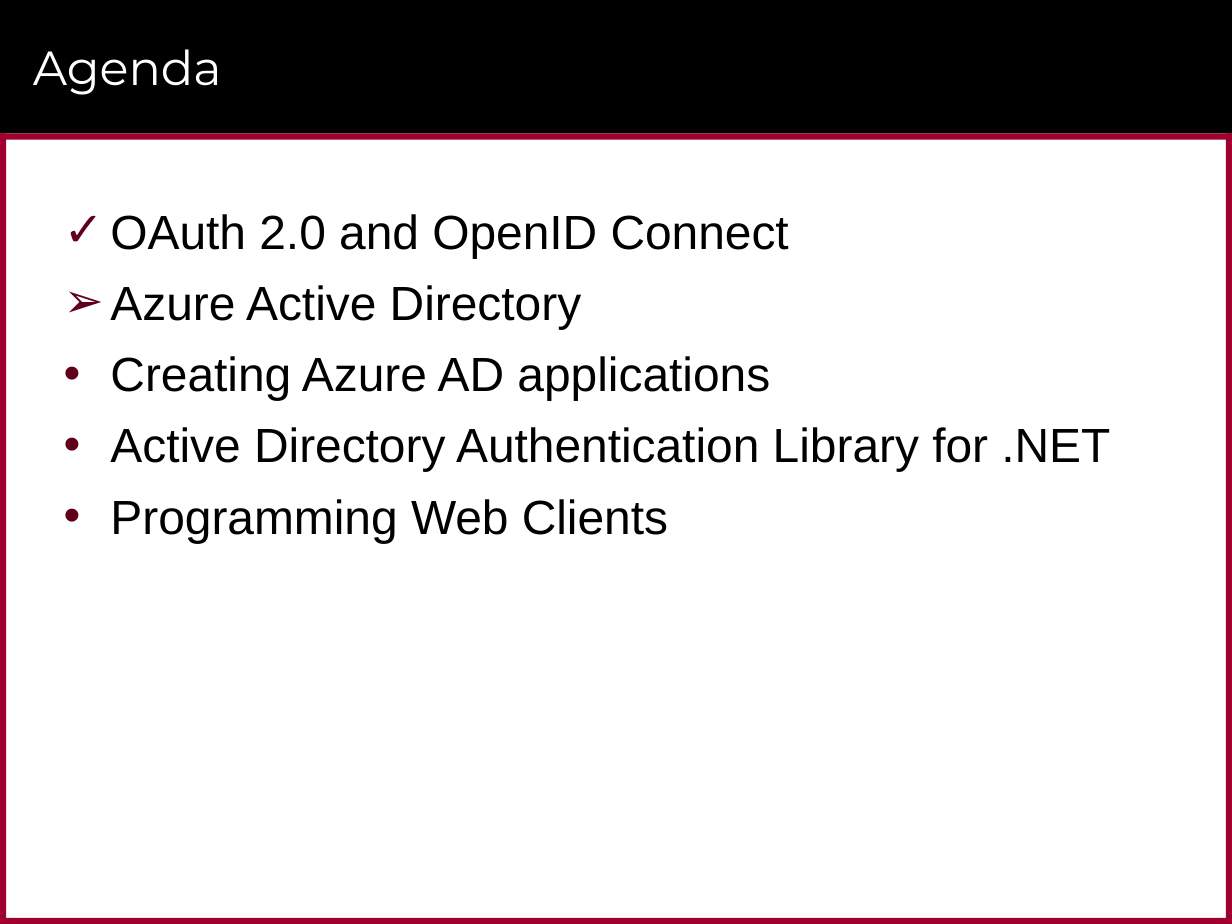
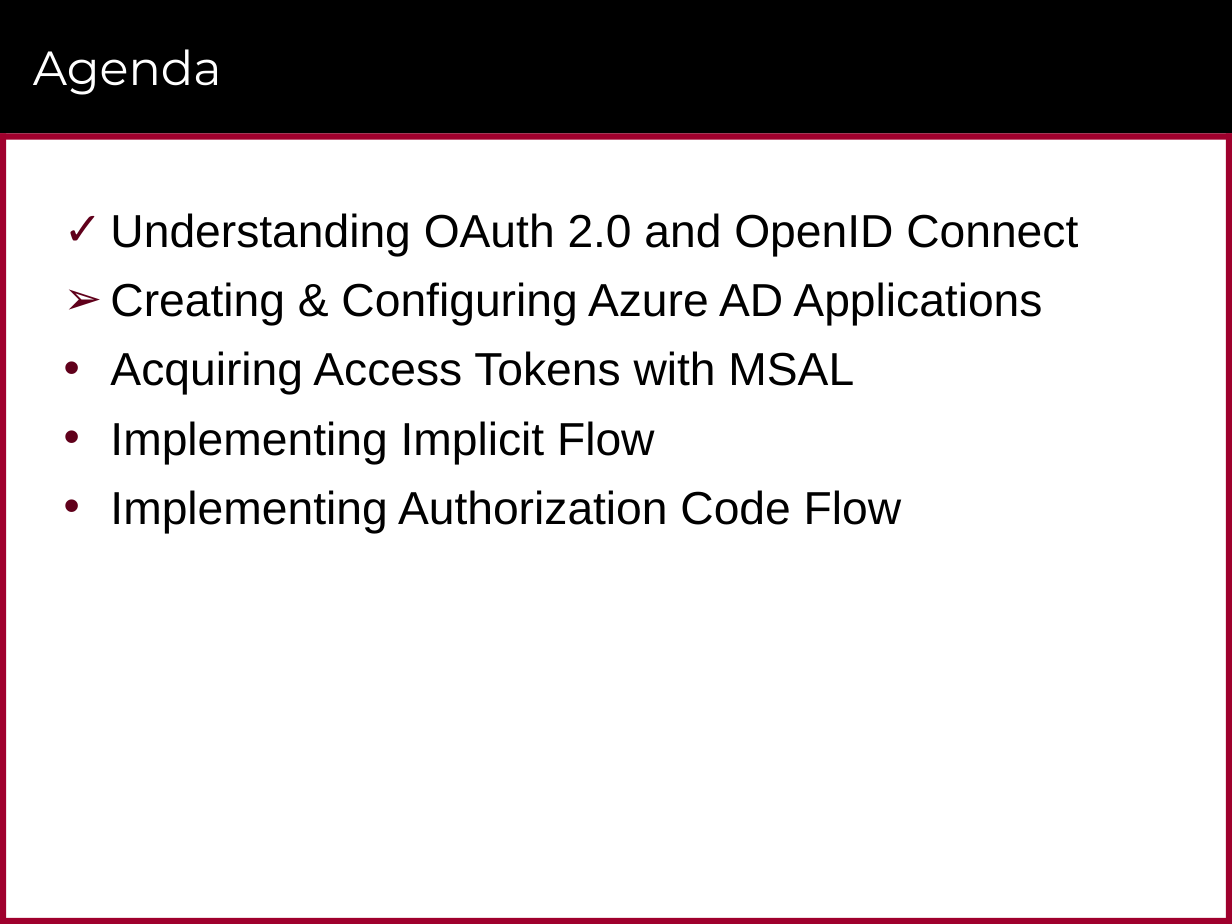
Before and after one commit to CriticalPathTraining/MSD365_Courseware, a slide deck: slide 8 of 07 AzureActiveDirectory.pptx (slide 11 before the commit). Drawn at 1232x924 pixels with LibreOffice and Linux fonts; fonts in the diff are those of the drawing; background and template pictures are left out. Boxes give left, top, right and bottom in pixels: in the first picture for what was removed or moved away, otherwise in the second. Text is boxed around its words. In the diff, an @@ line names an element or a change of style, - is before the commit and + after.

```diff
--- a/07 AzureActiveDirectory.pptx
+++ b/07 AzureActiveDirectory.pptx
@@ text at <box>110,213,1078,533</box>: text changed; size 28 to 27 pt @@
-✓ OAuth 2.0 and OpenID Connect
-➢ Azure Active Directory
-• Creating Azure AD applications
-• Active Directory Authentication Library for .NET
-• Programming Web Clients
+✓ Understanding OAuth 2.0 and OpenID Connect
+➢ Creating & Configuring Azure AD Applications
+• Acquiring Access Tokens with MSAL
+• Implementing Implicit Flow
+• Implementing Authorization Code Flow
```
Also in this commit, not shown: 15 other slides changed, 22 slides added, 15 slides removed, 15 other files.
